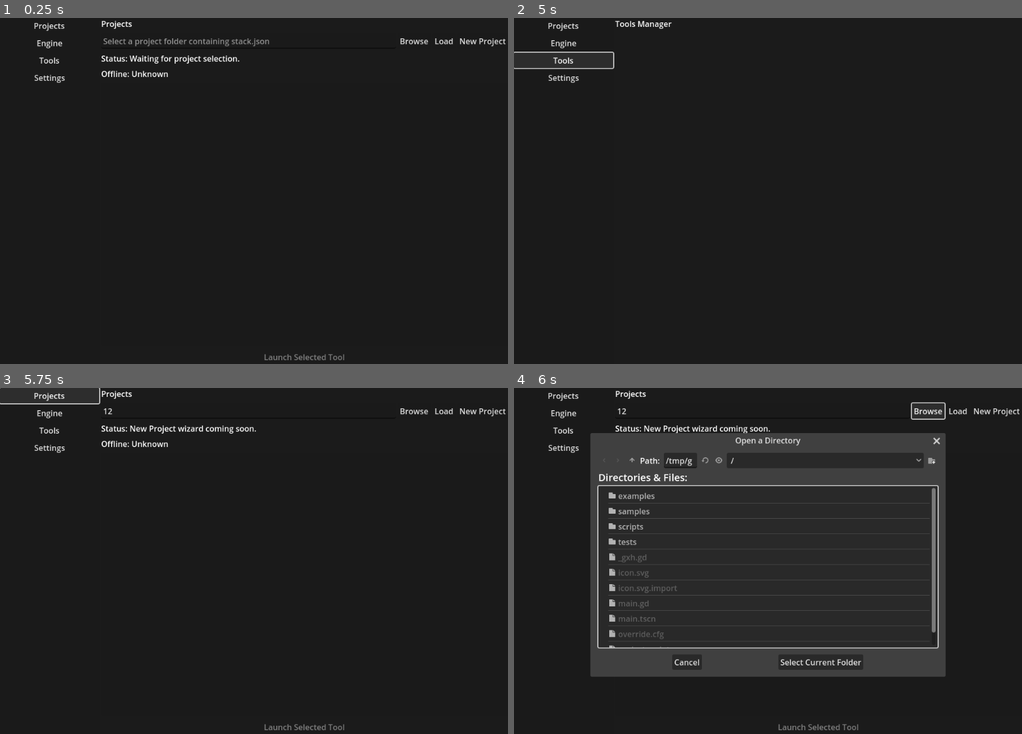
Above: before the commit, frames 1-4 (two rows, left to right).
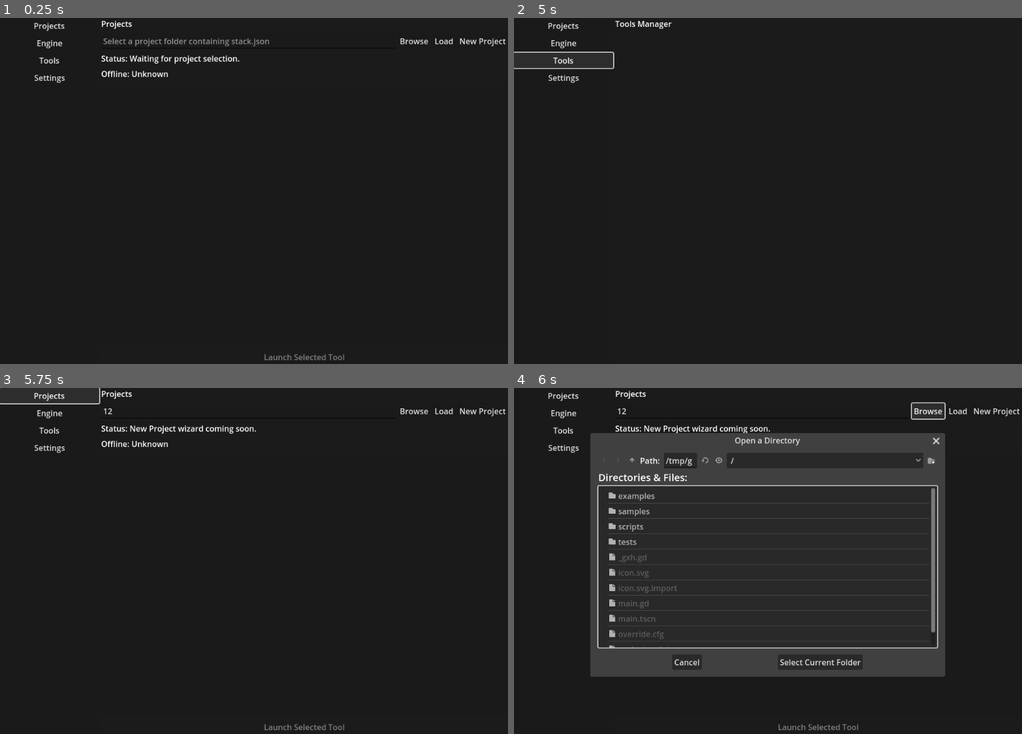
Above: after the commit, the same moments.

Repository: OpenGameStack-Org/ogs-launcher
Game: Godot game, scene res://main.tscn
Same seed, same stepped clock (60 frames per second), same inputs: the game is played once before the commit and once after it.
Inputs (mouse positions are in pixels of both pictures, inside the frame that each line leads up to):
- Up to frame 1 (0.25 s): no input
- Up to frame 2 (5 s): click (762, 42) at 0.52 s; type "12" at 0.6 s; click "New Project" at 1.25 s; click "New Project" at 2 s; click "Projects" at 2.75 s; click "Engine" at 3.5 s; click "Tools" at 4.25 s
- Up to frame 3 (5.75 s): click "Projects" at 5 s
- Up to frame 4 (6 s): click "Browse" at 5.75 s

Frames 1-3 are identical in both runs. In frame 4, 0.6% of the frame differs, in the area x 43-85%, y 13-84%.

Commit message:
Added logging to scripts.

Diff:
--- a/scripts/config/ogs_config.gd
+++ b/scripts/config/ogs_config.gd
@@ -26,6 +26,8 @@
 
 extends RefCounted
 class_name OgsConfig
+
+const Logger = preload("res://scripts/logging/logger.gd")
 
 const CURRENT_SCHEMA_VERSION := 1
 
@@ -124,10 +126,12 @@
 	errors.clear()
 	if not FileAccess.file_exists(file_path):
 		# File missing is not an error—use defaults
+		Logger.debug("config_missing", {"component": "config"})
 		return
 
 	var file = FileAccess.open(file_path, FileAccess.READ)
 	if file == null:
+		Logger.warn("config_read_failed", {"component": "config"})
 		errors.append("config_file_unreadable")
 		return
 	var json_text = file.get_as_text()
@@ -141,9 +145,11 @@
 	errors.clear()
 	var data = JSON.parse_string(json_text)
 	if data == null:
+		Logger.warn("config_parse_failed", {"component": "config"})
 		errors.append("config_json_invalid")
 		return
 	if typeof(data) != TYPE_DICTIONARY:
+		Logger.warn("config_root_invalid", {"component": "config"})
 		errors.append("config_root_not_object")
 		return
 	_load_from_dict(data)
@@ -153,6 +159,8 @@
 	Parameters:
 	  data (Dictionary): Object to load from"""
 	errors = validate_data(data)
+	if not errors.is_empty():
+		Logger.warn("config_validation_failed", {"component": "config", "error_count": errors.size()})
 
 	if data.has("schema_version"):
 		schema_version = int(data["schema_version"])
--- a/scripts/launcher/tool_config_injector.gd
+++ b/scripts/launcher/tool_config_injector.gd
@@ -5,6 +5,8 @@
 
 extends RefCounted
 class_name ToolConfigInjector
+
+const Logger = preload("res://scripts/logging/logger.gd")
 
 const GODOT_SETTINGS_PRIMARY := "user://editor_settings-4.tres"
 const GODOT_SETTINGS_LEGACY := "user://editor_settings.tres"
@@ -22,9 +24,11 @@
 		"godot":
 			var result = _apply_godot_overrides()
 			if not result["success"]:
+				Logger.warn("tool_config_failed", {"component": "launcher", "tool": "godot"})
 				return result
 		"blender":
 			args.append_array(_blender_offline_args())
+			Logger.info("tool_config_applied", {"component": "launcher", "tool": "blender"})
 			return {
 				"success": true,
 				"error_message": "",
@@ -66,11 +70,13 @@
 	config.set_value("network/http_proxy", "port", 0)
 	var save_err = config.save(settings_path)
 	if save_err != OK:
+		Logger.warn("tool_config_failed", {"component": "launcher", "tool": "godot"})
 		return {
 			"success": false,
 			"error_message": "Failed to save Godot settings: %s" % settings_path,
 			"args": PackedStringArray()
 		}
+	Logger.info("tool_config_applied", {"component": "launcher", "tool": "godot"})
 	return {
 		"success": true,
 		"error_message": "",
@@ -103,8 +109,10 @@
 	"""
 	var write_result = _write_placeholder_override(tool_id, project_dir)
 	if not write_result["success"]:
+		Logger.warn("tool_config_failed", {"component": "launcher", "tool": tool_id})
 		return write_result
 	OS.set_environment("OGS_OFFLINE_TOOL_%s" % tool_id.to_upper(), "1")
+	Logger.info("tool_config_applied", {"component": "launcher", "tool": tool_id})
 	return {
 		"success": true,
 		"error_message": "",
--- a/scripts/manifest/stack_generator.gd
+++ b/scripts/manifest/stack_generator.gd
@@ -16,6 +16,8 @@
 
 extends RefCounted
 class_name StackGenerator
+
+const Logger = preload("res://scripts/logging/logger.gd")
 
 const SCHEMA_VERSION := 1
 const StackManifestScript = preload("res://scripts/manifest/stack_manifest.gd")
@@ -49,6 +51,7 @@
 		"version": "3.7",
 		"path": "tools/audacity/audacity.exe"
 	})
+	Logger.info("manifest_generated", {"component": "manifest", "stack_name": manifest.stack_name})
 	return manifest
 
 ## Converts a manifest to JSON string.
@@ -77,7 +80,9 @@
 	var json_text = to_json_string(manifest, true)
 	var file = FileAccess.open(file_path, FileAccess.WRITE)
 	if file == null:
+		Logger.warn("manifest_write_failed", {"component": "manifest"})
 		return false
 	file.store_string(json_text)
 	file.close()
+	Logger.info("manifest_saved", {"component": "manifest", "stack_name": manifest.stack_name})
 	return true
--- a/scripts/manifest/stack_manifest.gd
+++ b/scripts/manifest/stack_manifest.gd
@@ -36,6 +36,8 @@
 
 extends RefCounted
 class_name StackManifest
+
+const Logger = preload("res://scripts/logging/logger.gd")
 
 const CURRENT_SCHEMA_VERSION := 1
 
@@ -199,6 +201,7 @@
 	errors.clear()
 	var file = FileAccess.open(file_path, FileAccess.READ)
 	if file == null:
+		Logger.warn("manifest_read_failed", {"component": "manifest"})
 		errors.append("manifest_file_unreadable")
 		return
 	var json_text = file.get_as_text()
@@ -214,9 +217,11 @@
 	errors.clear()
 	var data = JSON.parse_string(json_text)
 	if data == null:
+		Logger.warn("manifest_parse_failed", {"component": "manifest"})
 		errors.append("manifest_json_invalid")
 		return
 	if typeof(data) != TYPE_DICTIONARY:
+		Logger.warn("manifest_root_invalid", {"component": "manifest"})
 		errors.append("manifest_root_not_object")
 		return
 	_load_from_dict(data)
@@ -229,6 +234,8 @@
 func _load_from_dict(data: Dictionary) -> void:
 	"""Populates fields from a dictionary after validation."""
 	errors = validate_data(data)
+	if not errors.is_empty():
+		Logger.warn("manifest_validation_failed", {"component": "manifest", "error_count": errors.size()})
 	schema_version = int(data.get("schema_version", 0))
 	stack_name = String(data.get("stack_name", ""))
 	var raw_tools = data.get("tools", [])
--- a/scripts/network/offline_enforcer.gd
+++ b/scripts/network/offline_enforcer.gd
@@ -15,6 +15,8 @@
 
 extends RefCounted
 class_name OfflineEnforcer
+
+const Logger = preload("res://scripts/logging/logger.gd")
 
 const BLOCKED_ERROR_CODE := "network_blocked_offline"
 
@@ -77,3 +79,4 @@
 	_offline_active = active
 	_reason = reason
 	OS.set_environment("OGS_OFFLINE", "1" if active else "0")
+	Logger.info("offline_state", {"component": "network", "active": active, "reason": reason})
--- a/scripts/network/tool_downloader.gd
+++ b/scripts/network/tool_downloader.gd
@@ -9,6 +9,7 @@
 
 const OfflineEnforcer = preload("res://scripts/network/offline_enforcer.gd")
 const SocketBlocker = preload("res://scripts/network/socket_blocker.gd")
+const Logger = preload("res://scripts/logging/logger.gd")
 
 ## Error codes for download failures.
 enum DownloadError {
@@ -28,6 +29,7 @@
 	"""
 	var guard = OfflineEnforcer.guard_network_call("download_tool:%s" % tool_id)
 	if not guard["allowed"]:
+		Logger.warn("download_blocked", {"component": "network", "reason": "offline", "tool": tool_id})
 		return {
 			"success": false,
 			"error_code": DownloadError.OFFLINE_BLOCKED,
@@ -37,11 +39,13 @@
 	# Use connect=false while downloads are stubbed to avoid unintended sockets.
 	var socket_result = SocketBlocker.open_tcp_client("ogs-provisioning", 443, false)
 	if socket_result["error_code"] == SocketBlocker.SocketError.OFFLINE_BLOCKED:
+		Logger.warn("download_blocked", {"component": "network", "reason": "socket_blocked", "tool": tool_id})
 		return {
 			"success": false,
 			"error_code": DownloadError.OFFLINE_BLOCKED,
 			"error_message": socket_result["error_message"]
 		}
+	Logger.info("download_stubbed", {"component": "network", "tool": tool_id, "version": version})
 	return {
 		"success": false,
 		"error_code": DownloadError.NOT_IMPLEMENTED,
